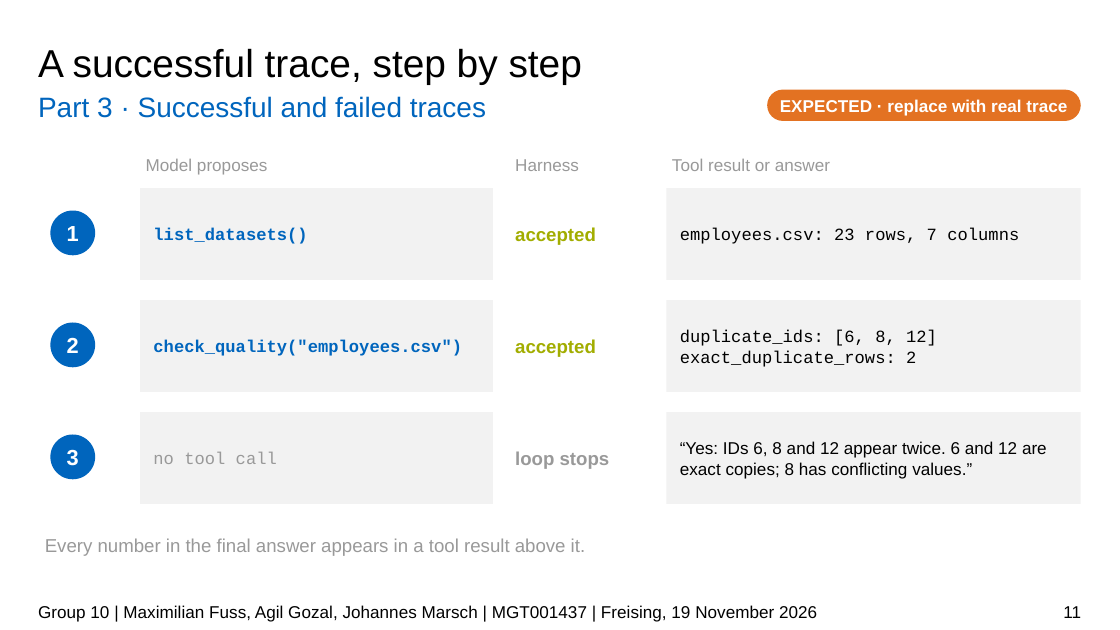
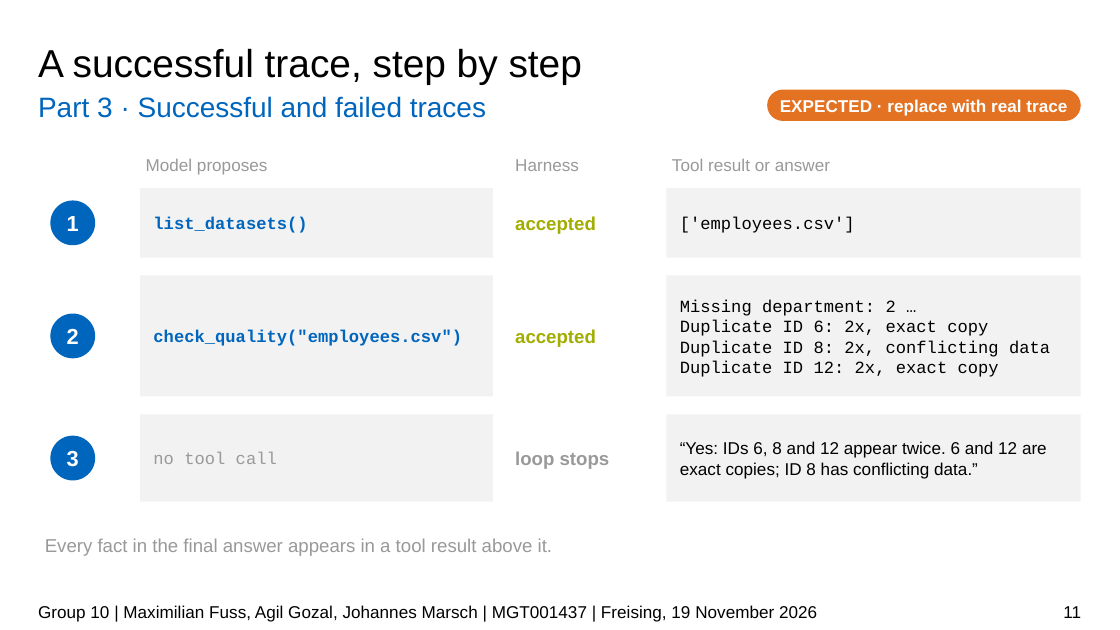
Before and after one commit to JPMarsch/Python_Group_10, a slide deck: slide 11 of presentation/G10_presentation_draft.pptx. Drawn at 1120x630 pixels with LibreOffice and Linux fonts; fonts in the diff are those of the drawing; background and template pictures are left out. Boxes give left, top, right and bottom in pixels: in the first picture for what was removed or moved away, otherwise in the second. Text is boxed around its words. In the diff, an @@ line names an element or a change of style, - is before the commit and + after.

```diff
--- a/presentation/G10_presentation_draft.pptx
+++ b/presentation/G10_presentation_draft.pptx
@@ ellipse "1": place and size @@
-ellipse "1" at (50, 211, 95, 255)
+ellipse "1" at (50, 200, 95, 245)
@@ rectangle "list_datasets()": place and size @@
-rectangle "list_datasets()" at (140, 188, 493, 280)
+rectangle "list_datasets()" at (140, 188, 493, 258)
@@ text "accepted": place and size @@
-text "accepted" at (515, 227, 596, 245)
+text "accepted" at (515, 216, 596, 234)
@@ rectangle "['employees.csv']": place and size @@
-rectangle "['employees.csv']" at (666, 188, 1081, 280)
+rectangle "['employees.csv']" at (666, 188, 1081, 258)
@@ text in rectangle at (680, 216, 855, 233): text changed @@
-employees.csv: 23 rows, 7 columns
+['employees.csv']
@@ rectangle "check_quality("employees.csv")": place and size @@
-rectangle "check_quality("employees.csv")" at (140, 300, 493, 392)
+rectangle "check_quality("employees.csv")" at (140, 276, 493, 396)
@@ text "accepted": place and size @@
-text "accepted" at (515, 339, 596, 357)
+text "accepted" at (515, 329, 596, 347)
@@ rectangle "Missing department: 2 …": place and size @@
-rectangle "Missing department: 2 …" at (666, 300, 1081, 392)
+rectangle "Missing department: 2 …" at (666, 276, 1081, 396)
@@ text in rectangle at (680, 299, 1050, 377): text changed @@
-duplicate_ids: [6, 8, 12]
-exact_duplicate_rows: 2
+Missing department: 2 …
+Duplicate ID 6: 2x, exact copy
+Duplicate ID 8: 2x, conflicting data
+Duplicate ID 12: 2x, exact copy
@@ ellipse "2": place and size @@
-ellipse "2" at (50, 323, 95, 367)
+ellipse "2" at (50, 314, 95, 358)
@@ text in rectangle at (680, 441, 1047, 479): text changed @@
-“Yes: IDs 6, 8 and 12 appear twice. 6 and 12 are exact copies; 8 has conflicting values.”
+“Yes: IDs 6, 8 and 12 appear twice. 6 and 12 are exact copies; ID 8 has conflicting data.”
@@ text at (45, 538, 552, 556): text changed @@
-Every number in the final answer appears in a tool result above it.
+Every fact in the final answer appears in a tool result above it.
```
Also in this commit, not shown: 13 other slides changed.
